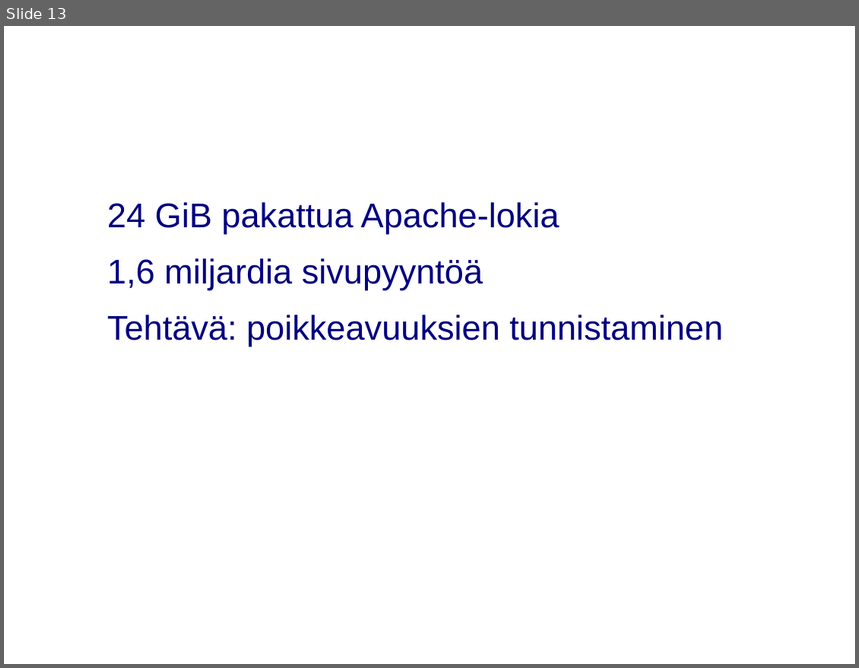
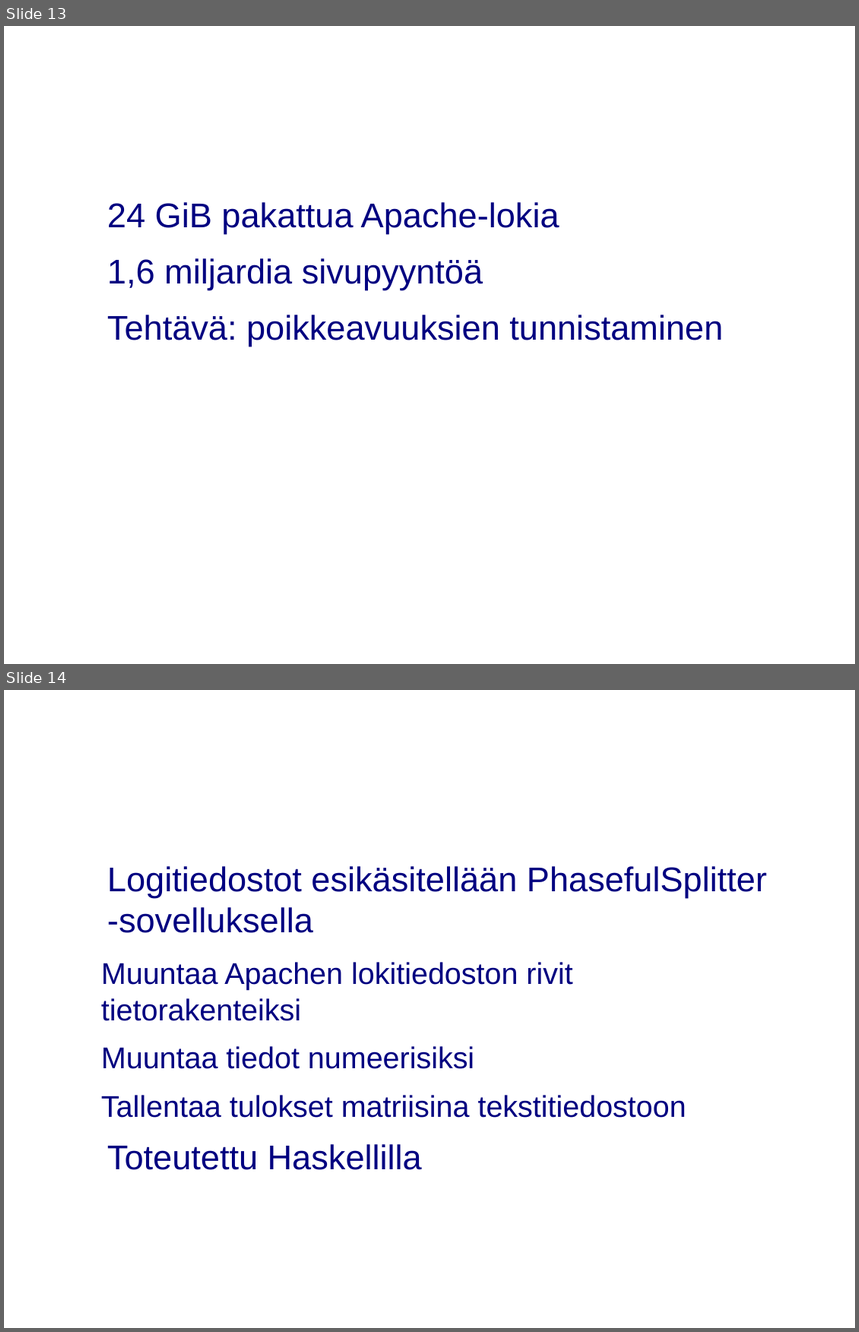
Before and after one commit to zouppen/gradu, a slide deck: esitykset/esitys_huhtikuu2010.odp. Shown one above the other, each under a label of ours: slide 13 before the commit, slides 13 and 14 after it. The pictures are 859x668 and 859x1332 pixels, drawn with LibreOffice and Linux fonts; fonts in the diff are those of the drawing; background and template pictures are left out. Boxes give left, top, right and bottom in pixels: in the first picture for what was removed or moved away, otherwise in the second. Text is boxed around its words. In the diff, an @@ line names an element or a change of style, - is before the commit and + after.

```diff
--- a/esitykset/esitys_huhtikuu2010.odp
+++ b/esitykset/esitys_huhtikuu2010.odp
@@ slide 14 added at <box>4,690,855,1328</box>, background picture (left out) @@
@@ title added at <box>47,737,795,844</box>, 44 pt, text #FFFFFF, bold @@
+Esikäsittely
@@ text added at <box>101,866,767,1170</box>, 28 pt, text #000080 @@
+● Logitiedostot esikäsitellään PhasefulSplitter -sovelluksella
+  − Muuntaa Apachen lokitiedoston rivit tietorakenteiksi
+  − Muuntaa tiedot numeerisiksi
+  − Tallentaa tulokset matriisina tekstitiedostoon
+● Toteutettu Haskellilla
```
Also in this commit, not shown: 1 slide changed, 2 other slides added, 1 slide removed.
